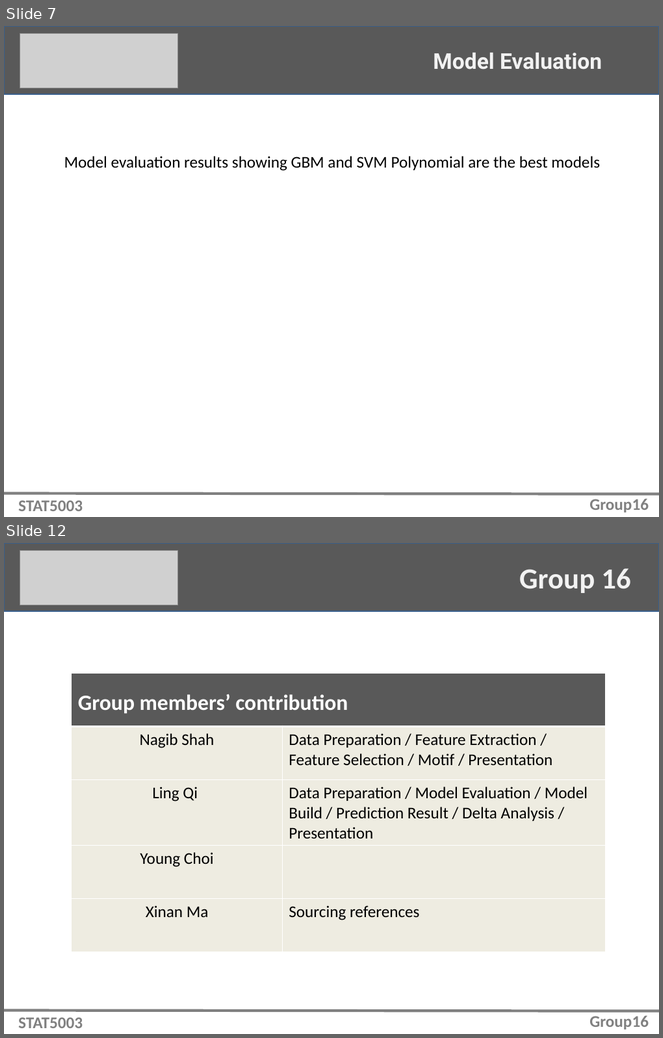
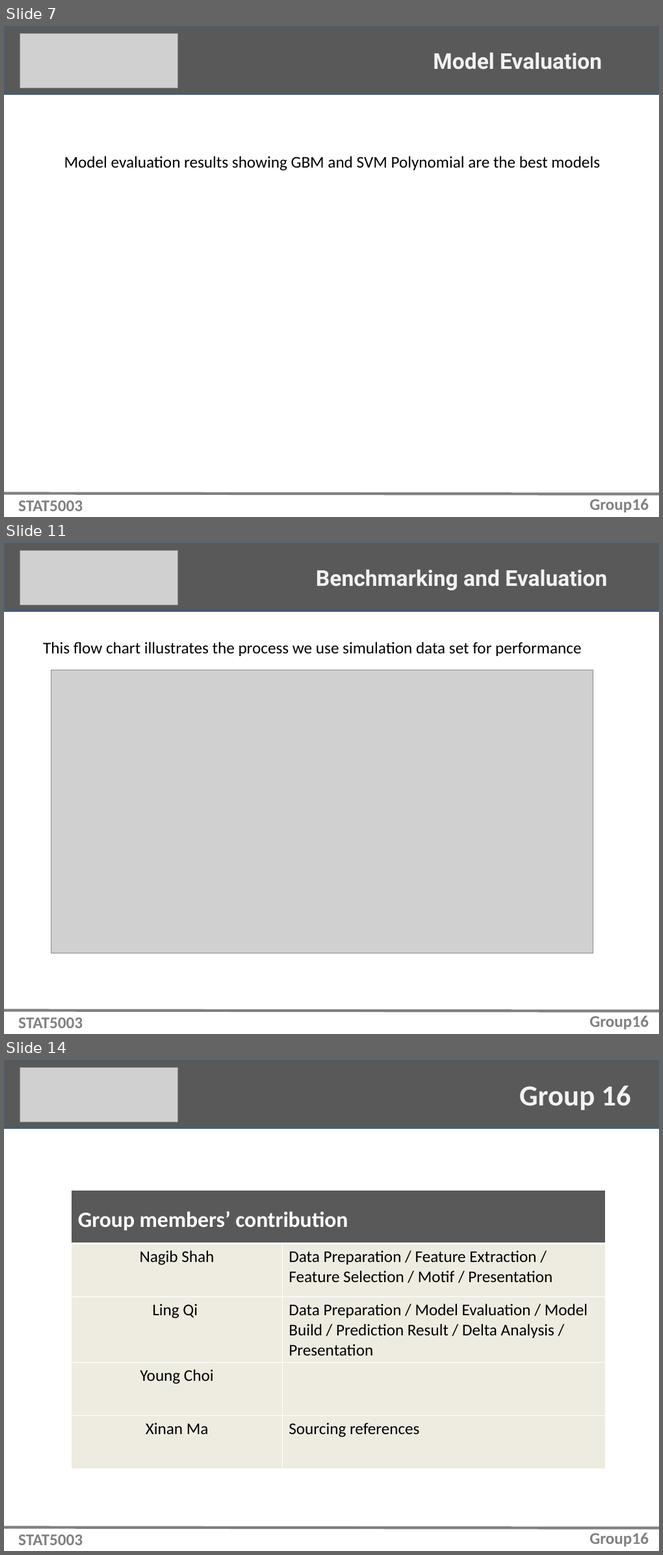
Before and after one commit to nagibshah/predicting-novel-kinase-substrates, a slide deck: Assignment2_Slides_LingVersion.pptx. Shown one above the other, each under a label of ours: slides 7 and 12 before the commit, slides 7, 11 and 14 after it; the slides between them are not shown. The pictures are 663x1038 and 663x1555 pixels, drawn with LibreOffice and Linux fonts; fonts in the diff are those of the drawing; grey boxes stand for pictures. Boxes give left, top, right and bottom in pixels: in the first picture for what was removed or moved away, otherwise in the second. Text is boxed around its words. In the diff, an @@ line names an element or a change of style, - is before the commit and + after.

Commit message:
Ling - slides 8-13

```diff
--- a/Assignment2_Slides_LingVersion.pptx
+++ b/Assignment2_Slides_LingVersion.pptx
@@ slide 11 added at <box>4,543,659,1034</box>, background #FFFFFF @@
@@ rectangle added at <box>4,543,659,611</box>, fill #595959, outline #3A5F8C 2 pt @@
@@ picture added at <box>20,551,178,605</box> @@
@@ text added at <box>316,570,607,590</box>, 24 pt, text #F2F2F2, bold @@
+Benchmarking and Evaluation
@@ text added at <box>43,642,581,656</box>, 18 pt, text #000000 @@
+This flow chart illustrates the process we use simulation data set for performance
@@ picture added at <box>51,670,593,953</box> @@
@@ line added from (4, 1011) to (659, 1012), #808080 3 pt @@
@@ text added at <box>18,1017,83,1029</box>, 18 pt, text #808080, bold @@
+STAT5003
@@ text added at <box>590,1016,649,1030</box>, 18 pt, text #808080, bold @@
+Group16
@@ what was slide 12 is now slide 14 @@
```
Also in this commit, not shown: 1 slide changed, 4 other slides added, 3 slides removed.
